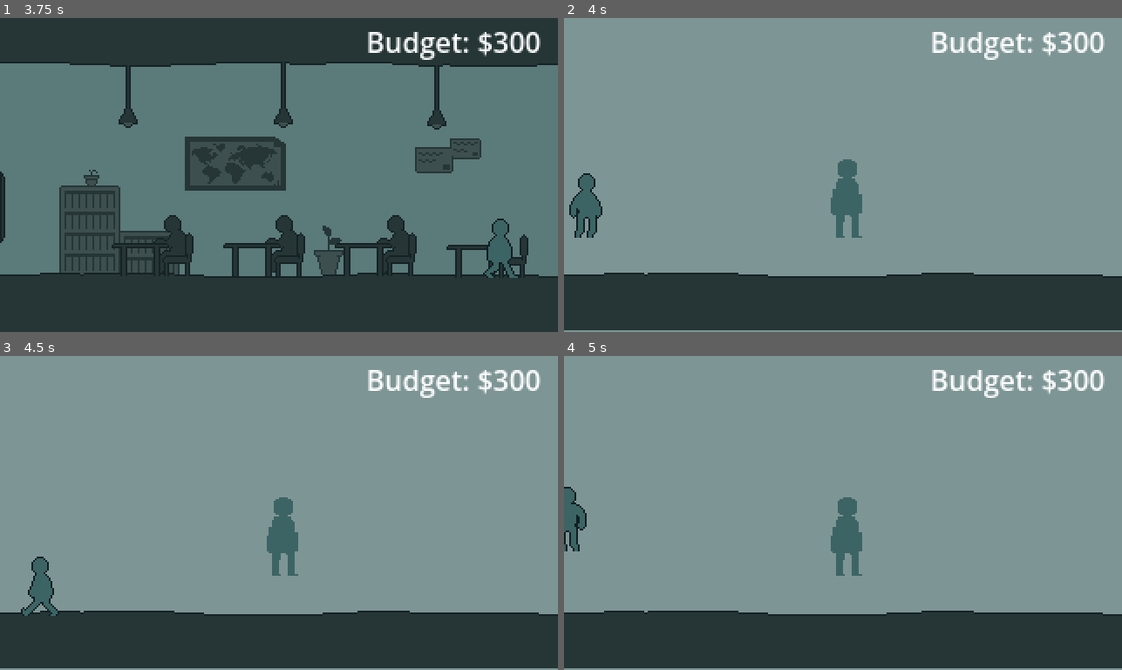
Above: before the commit, frames 1-4 (two rows, left to right).
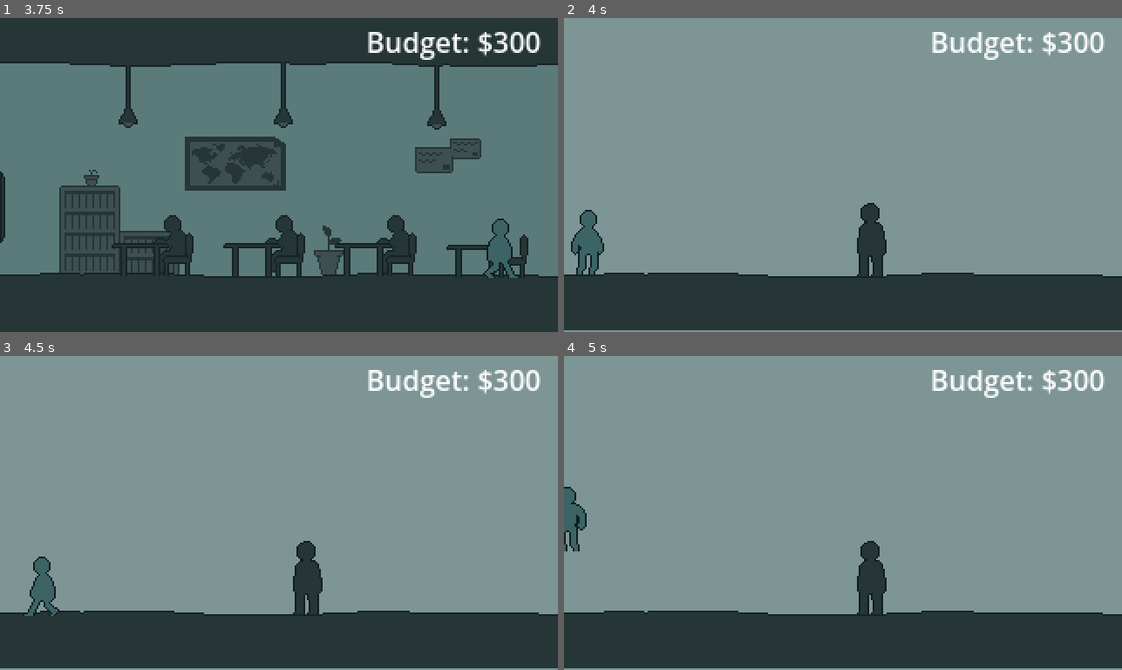
Above: after the commit, the same moments.

Repository: aloefflerj/ldjam58
Game: Godot game, scene res://scenes/Game.tscn
Two runs of this game, one before a commit and one after it. Both use one fixed random seed, a clock stepped at 60 frames per second and the inputs below. Sound files missing from this copy of the repository are replaced by a short silence.
Inputs:
- Up to frame 1 (3.75 s): hold D (right) 0.53-2.03 s; tap Up (jump) at 0.77, 1.52, 3.02 s; hold A (left) 2.03-2.78 s; hold D (right) from 2.78 s (still down)
- Up to frame 2 (4 s): keep holding D (right); tap Up (jump) at 3.77 s
- Up to frame 3 (4.5 s): release D (right) at 4.28 s; hold A (left) from 4.28 s (still down)
- Up to frame 4 (5 s): keep holding A (left); tap Up (jump) at 4.52 s

Frame 1 is identical in both runs. In frame 2, 3.1% of the frame differs, in the area x 0-58%, y 45-83%; in frame 3, 2.1%; in frame 4, 1.9%.

Commit message:
feat: adds bully animations

Diff:
--- a/scenes/phase_two.tscn
+++ b/scenes/phase_two.tscn
@@ -13,6 +13,122 @@
 
 [sub_resource type="CircleShape2D" id="CircleShape2D_4yk0h"]
 
+[sub_resource type="AtlasTexture" id="AtlasTexture_cxunc"]
+atlas = ExtResource("3_iq40g")
+region = Rect2(352, 0, 44, 44)
+
+[sub_resource type="AtlasTexture" id="AtlasTexture_aohoc"]
+atlas = ExtResource("3_iq40g")
+region = Rect2(396, 0, 44, 44)
+
+[sub_resource type="AtlasTexture" id="AtlasTexture_7udvf"]
+atlas = ExtResource("3_iq40g")
+region = Rect2(440, 0, 44, 44)
+
+[sub_resource type="AtlasTexture" id="AtlasTexture_txr0m"]
+atlas = ExtResource("3_iq40g")
+region = Rect2(484, 0, 44, 44)
+
+[sub_resource type="AtlasTexture" id="AtlasTexture_tudao"]
+atlas = ExtResource("3_iq40g")
+region = Rect2(528, 0, 44, 44)
+
+[sub_resource type="AtlasTexture" id="AtlasTexture_hqmf2"]
+atlas = ExtResource("3_iq40g")
+region = Rect2(572, 0, 44, 44)
+
+[sub_resource type="AtlasTexture" id="AtlasTexture_a3ypm"]
+atlas = ExtResource("3_iq40g")
+region = Rect2(0, 0, 44, 44)
+
+[sub_resource type="AtlasTexture" id="AtlasTexture_4rnfh"]
+atlas = ExtResource("3_iq40g")
+region = Rect2(44, 0, 44, 44)
+
+[sub_resource type="AtlasTexture" id="AtlasTexture_hvyw1"]
+atlas = ExtResource("3_iq40g")
+region = Rect2(88, 0, 44, 44)
+
+[sub_resource type="AtlasTexture" id="AtlasTexture_muopr"]
+atlas = ExtResource("3_iq40g")
+region = Rect2(132, 0, 44, 44)
+
+[sub_resource type="AtlasTexture" id="AtlasTexture_ik5o0"]
+atlas = ExtResource("3_iq40g")
+region = Rect2(176, 0, 44, 44)
+
+[sub_resource type="AtlasTexture" id="AtlasTexture_yivsk"]
+atlas = ExtResource("3_iq40g")
+region = Rect2(220, 0, 44, 44)
+
+[sub_resource type="AtlasTexture" id="AtlasTexture_8ndfi"]
+atlas = ExtResource("3_iq40g")
+region = Rect2(264, 0, 44, 44)
+
+[sub_resource type="AtlasTexture" id="AtlasTexture_n6q7y"]
+atlas = ExtResource("3_iq40g")
+region = Rect2(308, 0, 44, 44)
+
+[sub_resource type="SpriteFrames" id="SpriteFrames_gsc1e"]
+animations = [{
+"frames": [{
+"duration": 1.0,
+"texture": SubResource("AtlasTexture_cxunc")
+}, {
+"duration": 1.0,
+"texture": SubResource("AtlasTexture_aohoc")
+}, {
+"duration": 1.0,
+"texture": SubResource("AtlasTexture_7udvf")
+}, {
+"duration": 1.0,
+"texture": SubResource("AtlasTexture_txr0m")
+}, {
+"duration": 1.0,
+"texture": SubResource("AtlasTexture_tudao")
+}, {
+"duration": 1.0,
+"texture": SubResource("AtlasTexture_hqmf2")
+}],
+"loop": false,
+"name": &"die",
+"speed": 5.0
+}, {
+"frames": [{
+"duration": 1.0,
+"texture": SubResource("AtlasTexture_a3ypm")
+}, {
+"duration": 1.0,
+"texture": SubResource("AtlasTexture_4rnfh")
+}, {
+"duration": 1.0,
+"texture": SubResource("AtlasTexture_hvyw1")
+}, {
+"duration": 1.0,
+"texture": SubResource("AtlasTexture_muopr")
+}],
+"loop": true,
+"name": &"idle",
+"speed": 8.0
+}, {
+"frames": [{
+"duration": 1.0,
+"texture": SubResource("AtlasTexture_ik5o0")
+}, {
+"duration": 1.0,
+"texture": SubResource("AtlasTexture_yivsk")
+}, {
+"duration": 1.0,
+"texture": SubResource("AtlasTexture_8ndfi")
+}, {
+"duration": 1.0,
+"texture": SubResource("AtlasTexture_n6q7y")
+}],
+"loop": false,
+"name": &"punch",
+"speed": 8.0
+}]
+
 [sub_resource type="RectangleShape2D" id="RectangleShape2D_gsc1e"]
 
 [sub_resource type="CapsuleShape2D" id="CapsuleShape2D_a3ypm"]
@@ -24,7 +140,7 @@
 texture = ExtResource("1_4yk0h")
 
 [node name="Player" parent="." instance=ExtResource("2_iq40g")]
-position = Vector2(11, 102)
+position = Vector2(12, 123)
 phase_path = "res://scenes/phase_three.tscn"
 
 [node name="Extreme Left Margin" type="Sprite2D" parent="."]
@@ -54,27 +170,30 @@
 [node name="CollisionShape2D" type="CollisionShape2D" parent="Phase End"]
 shape = SubResource("CircleShape2D_4yk0h")
 
-[node name="Bully" type="Sprite2D" parent="."]
-position = Vector2(162, 95)
-scale = Vector2(1.34375, 1.29167)
-texture = ExtResource("3_iq40g")
+[node name="Hud" parent="." instance=ExtResource("4_gsc1e")]
+
+[node name="Bully" type="AnimatedSprite2D" parent="."]
+position = Vector2(171, 126)
+sprite_frames = SubResource("SpriteFrames_gsc1e")
+animation = &"idle"
+autoplay = "idle"
+flip_h = true
 
 [node name="Repel Spell" type="Area2D" parent="Bully"]
-position = Vector2(-15, 8)
-scale = Vector2(1.17458, 1.64528)
+position = Vector2(-16, 3)
+scale = Vector2(1.57834, 2.12516)
 
 [node name="CollisionShape2D" type="CollisionShape2D" parent="Bully/Repel Spell"]
 shape = SubResource("RectangleShape2D_gsc1e")
 
 [node name="Weakness" type="Area2D" parent="Bully"]
-scale = Vector2(1, 0.752259)
+position = Vector2(5, -5)
+scale = Vector2(1.34375, 0.97167)
 script = ExtResource("4_a3ypm")
 
 [node name="CollisionShape2D" type="CollisionShape2D" parent="Bully/Weakness"]
 scale = Vector2(1, 1.24699)
 shape = SubResource("CapsuleShape2D_a3ypm")
 
-[node name="Hud" parent="." instance=ExtResource("4_gsc1e")]
-
 [connection signal="body_entered" from="Phase End" to="Player" method="_on_phase_end_body_entered"]
 [connection signal="body_entered" from="Bully/Repel Spell" to="Player" method="_on_repel_spell_body_entered"]
--- a/scenes/player.tscn
+++ b/scenes/player.tscn
@@ -233,9 +233,9 @@
 
 [node name="AnimatedSprite2D" type="AnimatedSprite2D" parent="."]
 sprite_frames = SubResource("SpriteFrames_fulsm")
-animation = &"wondering"
+animation = &"idle"
 autoplay = "wondering"
-frame_progress = 0.470236
+frame_progress = 0.854969
 
 [node name="CollisionShape2D" type="CollisionShape2D" parent="."]
 position = Vector2(0.5, 10.5)
Binary file changed: assets/Placeholder/Chars/bully.png
Not shown: 1 places in scenes/phase_two.tscn that only renumber resources
